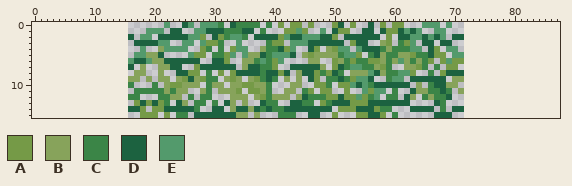
Two states of a pixel-art file, Assets/Art/Interactables/thorns horizontal.aseprite. Above, as it was before the edit.
56x16 pixels, 1 frame. The old version is drawn lined up with the new one, on the new canvas.
Visible layers, top first: "wrap vines3", "wrap vines", "stems".
Palette (. is transparent): A #759a47  B #87a35b  C #3b8547  D #1c6240  E #539a6c
Pixels before, first column x 16:
 0 ......E..DE.EEEC.DCCCC.C.A.AA.A...AD.A..D.A.AA...EEE.E..
 1 ...EEE.DD..EEDDDCCCDD.C...AAEA..E.DAA..DD.DAADEDE..EE...
 2 D.EE.DDDDDEEA.DACEEC.DDDDAEDDEEEDDA.DDDDDD.A.DDEEDEDE.DD
 3 .DDDDEE..EE.EAAC..E....CAA.EEEDDDDDD.ADD..BA.CAE.DD.DD..
 4 ..E..BEEEE..AC.C.AEE..BCCDAE..DA.BAEE.EDDDCBCCCEE.DA.EE.
 5 .EEBBD....EAA.CCAE.EBBDCEEED.BABBBBCEEA.CDBCCBBACCDAA.EE
 6 EDDEBBDDDDDD..DDA..BBCECAE....BB..ABCACCAABCBEBCBCA.AEAA
 7 D.B..BBDD..ADDDDDD.BDDCCA..DDDDDB.ADCEECCBAC..BBAC.C.AA.
 8 .BB..B..DDAA.C.A.ADDDDCDDAD.BDDACADC.BBBEDBCCEEA..C.ADDD
 9 BB.B.BB.BADBACC.BAB.BACDC.B.B.DA.CCDCAEED..CEE.DDDDDD.BB
10 C...C.BAABBB.CBB.BBAABBC...BB..AAC.AAEDECDDDDDD.B.CDDBB.
11 .CCCCCBCBB..BC.BBBA.AABC..BB.CA.AA..A..EAEE.C..DBBCCDC.B
12 CC...CCBB.C.CC...BBB.BACBBB.BDCCCAADAAEACE.CC.DB.CBCCD..
13 .ADADAC.DB.CC.C.DB.B..DCC..DDCC.ACDDDAAADDDDDDD....DC...
14 DDA.AADDDDDC..DD.BDDBDCDCCDDDDDDDD.AAADDDACC...DDDD.C.DD
15 ..AAA.A.CC.DDDDDDDBB.B...CCC..DD..A...AADDA.C......DDD..
The result:
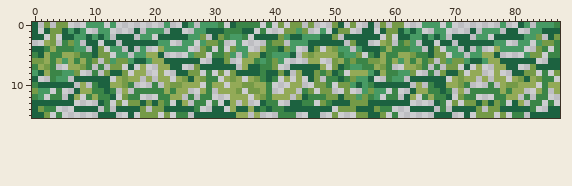
What changed:
canvas 56x16 -> 88x16, the old top-left corner now at 16,0
colour B: #87a35b -> #93aa57
colour E: #539a6c -> #479a64
Changed rows in their new state; - is a pixel that keeps its letter.
first column x 0:
 0 D-A-AA---EEE-E----------------------------------------------------------------E--DE-EEEC
 1 D-DAADEDE--EE----D-------------------------------------------------------D-EEE-DD--EEDDD
 2 DD-A-DDEEDEDE-DD--------------------------------------------------------D-EE-DDDDDEEA-DA
 3 --BA-CAE-DD-DD-DD------------------------------------------------------DDDDDDEE--EE-EAAC
 4 DDCBCCCEE-DA-EE-D-------------------------------------------------------D-E--BEEEE--AC-C
 5 CDBCCBBACCDAA-EE---------------------------------------------------------EEBBD----EAA-CC
 6 AABCBEBCBCA-AEAA--------------------------------------------------------EDDEBBDDDDDD--DD
 7 CBAC--BBAC-C-AA---------------------------------------------------------D-B--BBDD--ADDDD
 8 EDBCCEEA--C-ADDA-------------------------------------------------------A-BB--B--DDAA-C-A
 9 D--CEE-DDDDDD-BA-------------------------------------------------------ABB-B-BB-BADBACC-
10 CDDDDDD-B-CDDBBA-------------------------------------------------------AC---C-BAABBB-CBB
11 AEE-C--DBBCCDC-B---------------------------------------------------------CCCCCBCBB--BC-B
12 CE-CC-DB-CBCCD-A-------------------------------------------------------ACC---CCBB-C-CC--
13 DDDDDDD----DC-A-A-----------------------------------------------------A-AADADAC-DB-CC-C-
14 DACC---DDDD-C-DD--------------------------------------------------------DDA-AADDDDDC--DD
15 DDA-C------DDD--D-------------------------------------------------------D-AAA-A-CC-DDDDD
Where, in picture pixels (left, top, right, bottom), the same in both pictures:
changed: (32, 22, 560, 118)
